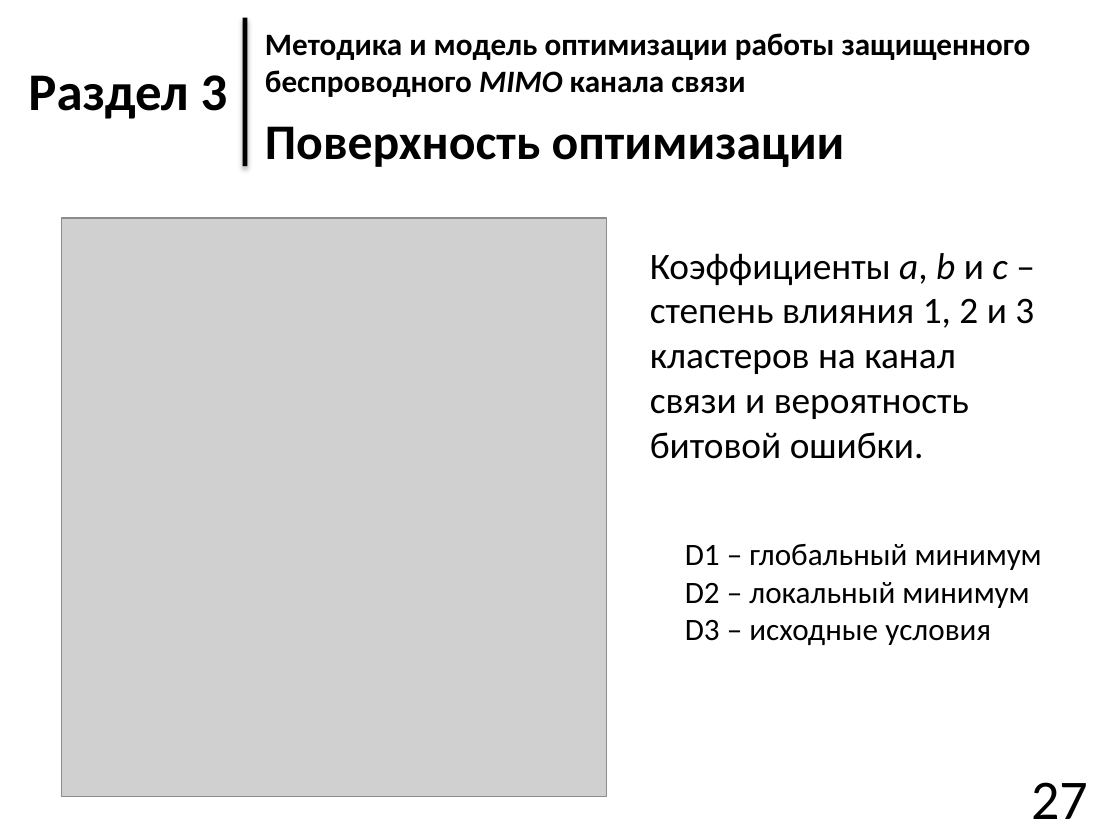
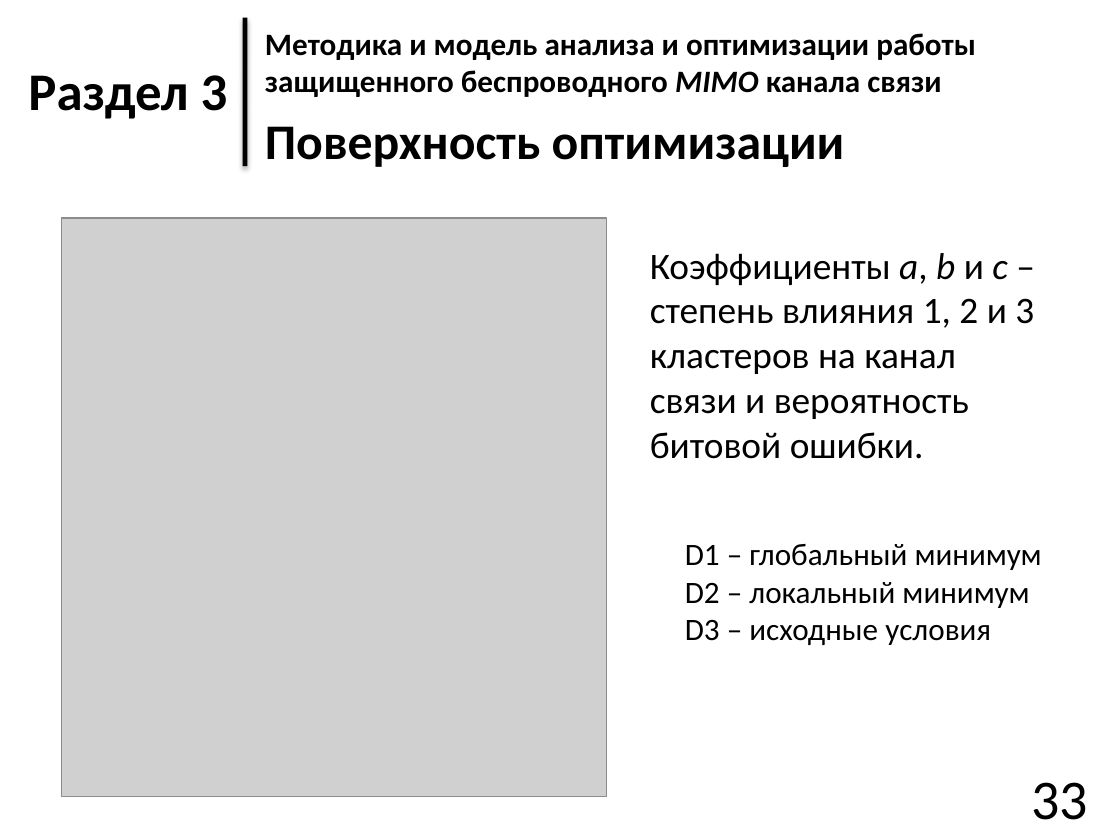
Before and after one commit to Teivaz/diss, a slide deck: slide 33 of Presentation/Презентация_8.pptx (slide 27 before the commit). Drawn at 1120x840 pixels with LibreOffice and Linux fonts; fonts in the diff are those of the drawing; grey boxes stand for pictures. Boxes give left, top, right and bottom in pixels: in the first picture for what was removed or moved away, otherwise in the second. Text is boxed around its words. In the diff, an @@ line names an element or a change of style, - is before the commit and + after.

```diff
--- a/Presentation/Презентация_8.pptx
+++ b/Presentation/Презентация_8.pptx
@@ text at (x1=265, y1=33, x2=976, y2=97): text changed @@
-Методика и модель оптимизации работы защищенного беспроводного MIMO канала связи
+Методика и модель анализа и оптимизации работы защищенного беспроводного MIMO канала связи
@@ page number at (x1=1031, y1=782, x2=1088, y2=820): text changed @@
-27
+33
```
Also in this commit, not shown: 5 other slides changed, 9 slides added, 17 other files.
